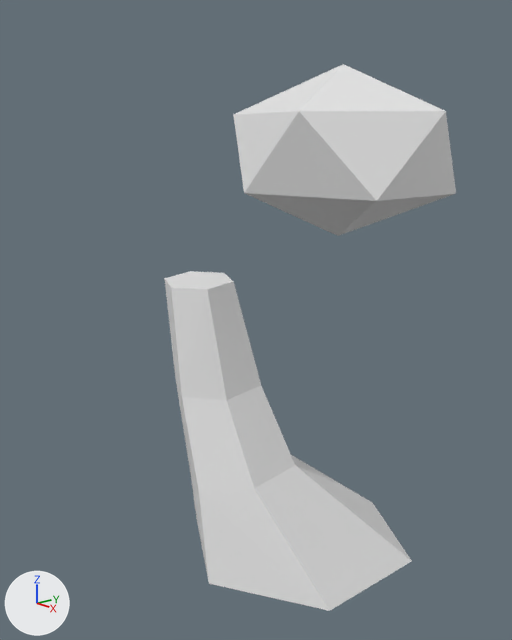
The Blender file projects/assets/blend/models/architecture/branching-tree.blend: old version first, new version second.
The view is the same before and after, from a 50 mm camera at (4.06, -3.94, 3.54) aimed at (-0.49, -0.09, 1.95). The lights are fixed; the arrows at lower left show +X, +Y and +Z. Materials are left out; every surface is plain grey.

The older version as bpy lines, for what is in view:
```python
me_cylinder = bpy.data.meshes.new('Cylinder')
me_cylinder.from_pydata(...)  # 24 vertices, 20 faces; spans x -0.94..0.87, y -1.0..1.0, z -1.0..1.36
me_icosphere = bpy.data.meshes.new('Icosphere')
me_icosphere.from_pydata(...)  # an icosphere of 20 faces spanning x -0.53..1.26, y -0.69..0.69, z 2.77..4.0
ob_cylinder = bpy.data.objects.new('Cylinder', me_cylinder)
ob_cylinder.location = (0.0, 0.0, 1.01)
ob_icosphere = bpy.data.objects.new('Icosphere', me_icosphere)
ob_icosphere.location = (0.0, 0.0, 0.0)
```
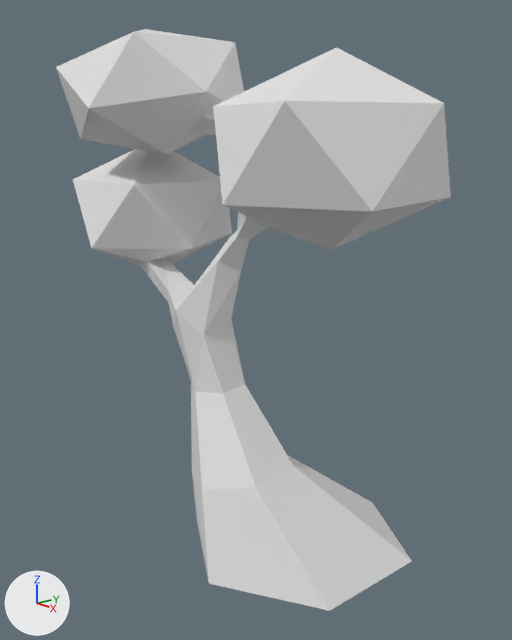
Commit message: More work on tree mesh

What differs and where, as boxes (x1, y1, x2, y2) in the pictures (512 x 640 px):
'Cylinder', reshaped (59% wider, 71% taller): before (164, 271, 412, 611); after (56, 29, 451, 611)
'Icosphere', deleted: before (233, 64, 456, 236)
part 1 of me_cylinder, built on: before (164, 271, 412, 611)

The edits, one by one:
me_cylinder is used by ob_cylinder; location (0.0, 0.0, 1.01).
me_cylinder had 24 vertices, 20 faces and spanned x -0.94..0.87, y -1.0..1.0, z -1.0..1.36.
me_cylinder now has 94 vertices, 130 faces, 2 loose edges and spans x -2.51..1.2, y -1.32..1.0, z -1.0..3.34.
Part 1, on me_cylinder:
2 vertices are removed from x -0.67..-0.64, y -0.85..-0.3, z 1.32..1.36.
5 faces are deleted.
16 vertices move from x -0.94..0.19, y -0.94..0.01, z -0.34..1.35 to x -0.83..0.19, y -0.91..-0.03, z -0.34..0.96.
72 vertices are added at x -2.51..1.2, y -1.32..0.97, z 1.1..3.34.
2 loose edges are added.
114 new faces join them.
Object 'Icosphere' (ob_icosphere) is deleted.
